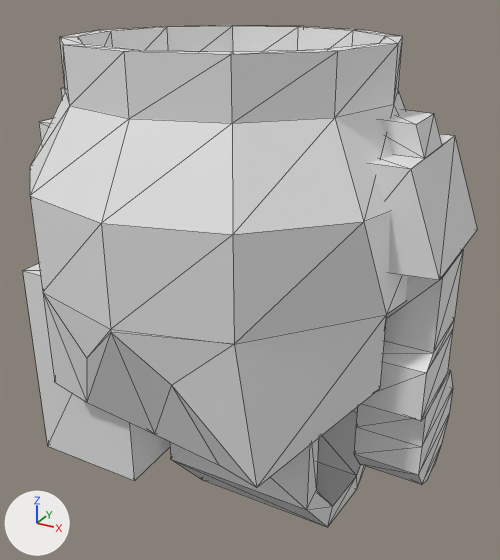
Renders of the OBJ model software/models/atlas_v4/meshes/r_farm.obj from each side of a commit.
Before and after are seen from a 50 mm lens placed at (0.114, -0.203, 0.023), pointed at (0.003, -0.001, -0.078). The lights are fixed; the arrows at lower left show +X, +Y and +Z. Mesh edges are drawn as thin lines. Where no turn or scale is listed for an object, it has been applied to the vertices.

Names of what the first picture shows: 'r_farm'.
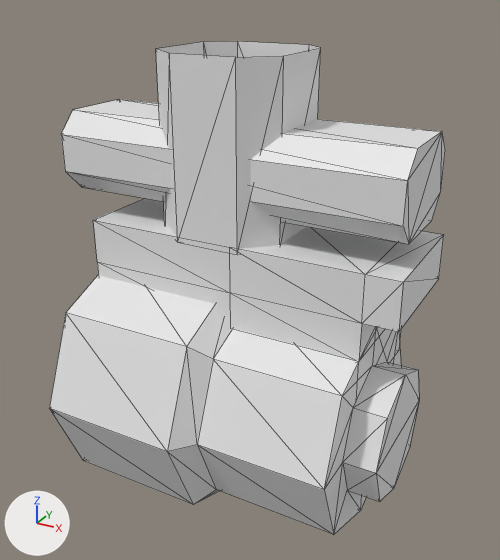
Boxes (x1, y1, x2, y2) around the edits, measured in the pictures (500 x 560 px):
'r_farm', reshaped (13% narrower)
    before: (23, 25, 477, 527)
    after: (49, 41, 445, 534)
part 1 of me_r_farm, rebuilt
    before: (170, 408, 365, 527)
    after: (49, 275, 419, 534)
part 2 of me_r_farm, rebuilt
    before: (39, 88, 477, 280)
    after: (61, 99, 445, 244)
part 3 of me_r_farm, added
    after: (93, 198, 444, 401)
part 4 of me_r_farm, added
    after: (156, 41, 321, 255)
part 5 of me_r_farm, deleted
    before: (23, 264, 170, 481)
part 6 of me_r_farm, deleted
    before: (30, 25, 463, 487)

The change in detail:
me_r_farm is used by ob_r_farm; location (0.0, 0.0, 0.0).
me_r_farm had 288 vertices, 546 faces and spanned x -0.072..0.074, y -0.068..0.058, z -0.172..0.005.
me_r_farm now has 122 vertices, 222 faces and spans x -0.066..0.064, y -0.052..0.04, z -0.167..0.002.
me_r_farm part 1: the loose piece of 90 vertices spanning x -0.062..0.042, y -0.033..0.058, z -0.172..-0.079 is rebuilt with 64 vertices and now spans x -0.052..0.064, y -0.052..0.04, z -0.167..-0.074.
me_r_farm part 2: the loose piece of 28 vertices spanning x -0.072..0.074, y -0.021..0.028, z -0.08..-0.014 is rebuilt with 16 vertices and now spans x -0.066..0.062, y -0.017..0.024, z -0.05..-0.021.
me_r_farm part 3: a new loose piece of 26 vertices spanning x -0.052..0.064, y -0.02..0.026, z -0.106..-0.058.
me_r_farm part 4: a new loose piece of 16 vertices spanning x -0.026..0.019, y -0.02..0.026, z -0.06..0.002.
me_r_farm part 5: the loose piece of 8 vertices spanning x -0.059..-0.017, y -0.05..-0.026, z -0.141..-0.069 is deleted.
Part 6, on me_r_farm:
162 vertices are removed from x -0.072..0.073, y -0.068..0.058, z -0.145..0.005.
306 faces are deleted.
